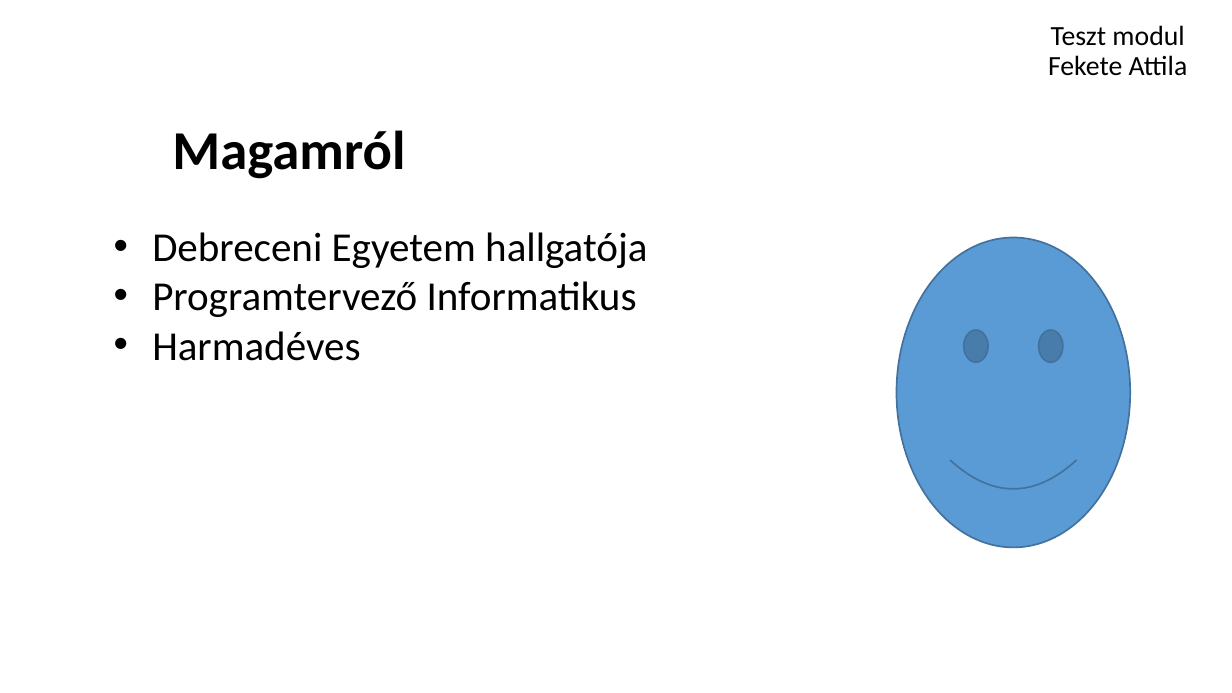
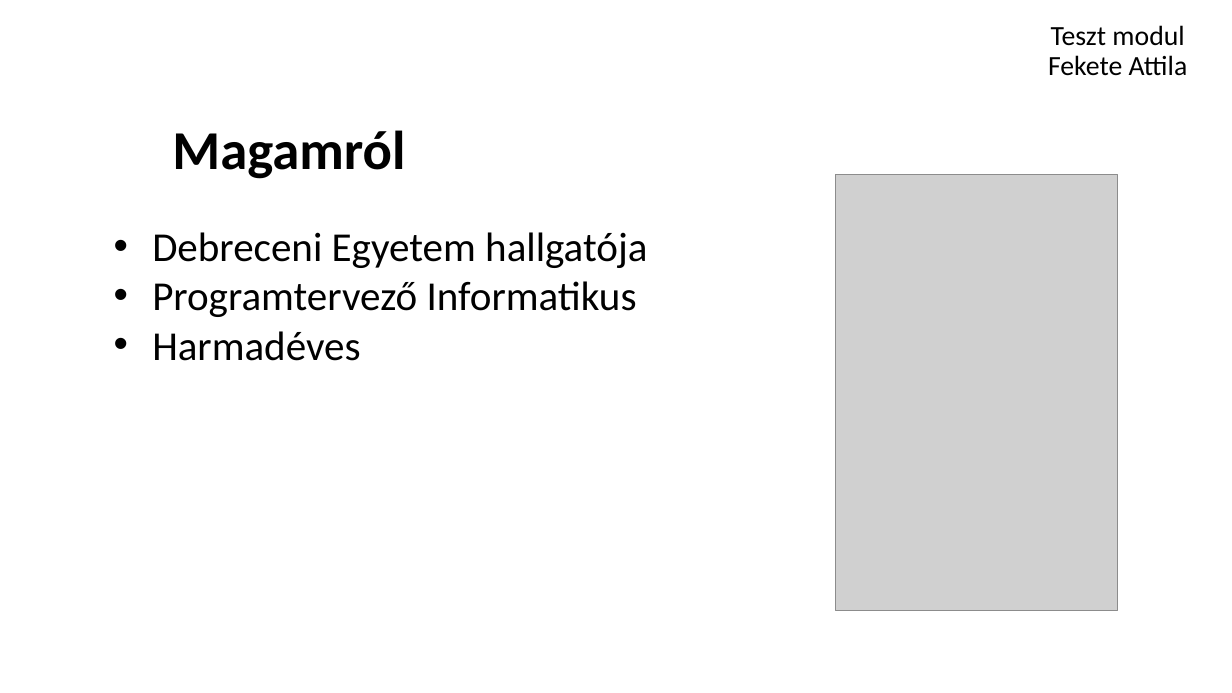
Before and after one commit to schonherz-java-ee-2016-spring/sandbox, a slide deck: slide 2 of feketeattila/feketeattilajavaee.pptx. Drawn at 1232x693 pixels with LibreOffice and Linux fonts; fonts in the diff are those of the drawing; grey boxes stand for pictures; background and template pictures are left out. Boxes give left, top, right and bottom in pixels: in the first picture for what was removed or moved away, otherwise in the second. Text is boxed around its words. In the diff, an @@ line names an element or a change of style, - is before the commit and + after.

```diff
--- a/feketeattila/feketeattilajavaee.pptx
+++ b/feketeattila/feketeattilajavaee.pptx
@@ picture added at (x1=835, y1=174, x2=1117, y2=610) @@
@@ smiley face removed at (x1=897, y1=238, x2=1131, y2=548) @@
```
Also in this commit, not shown: 2 other slides changed, 1 slide added.
